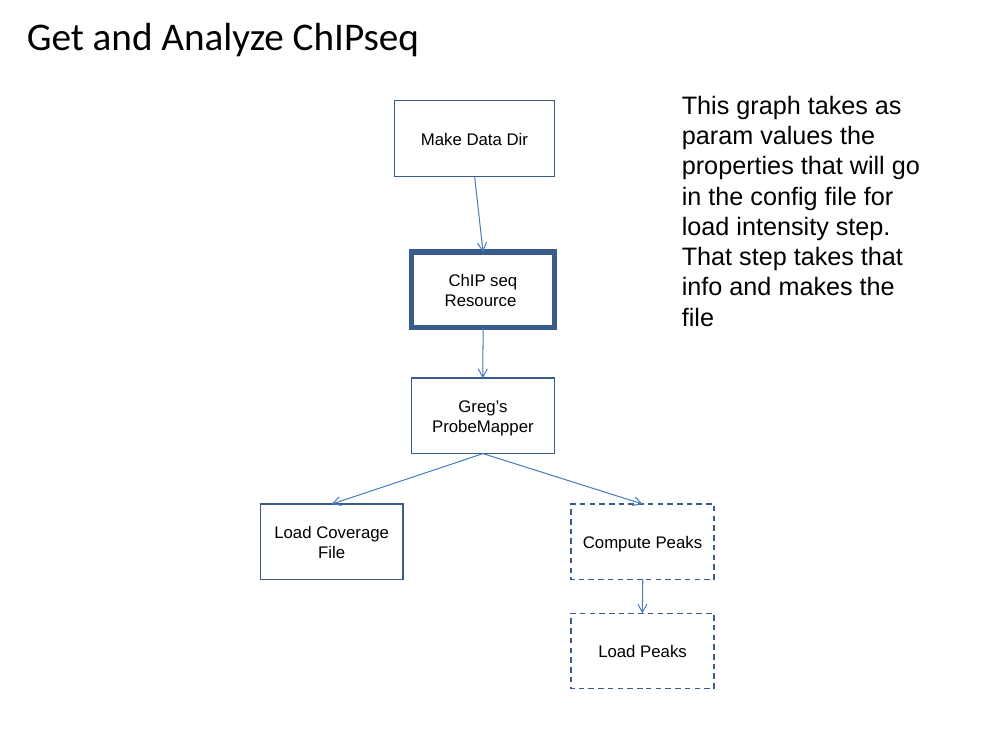
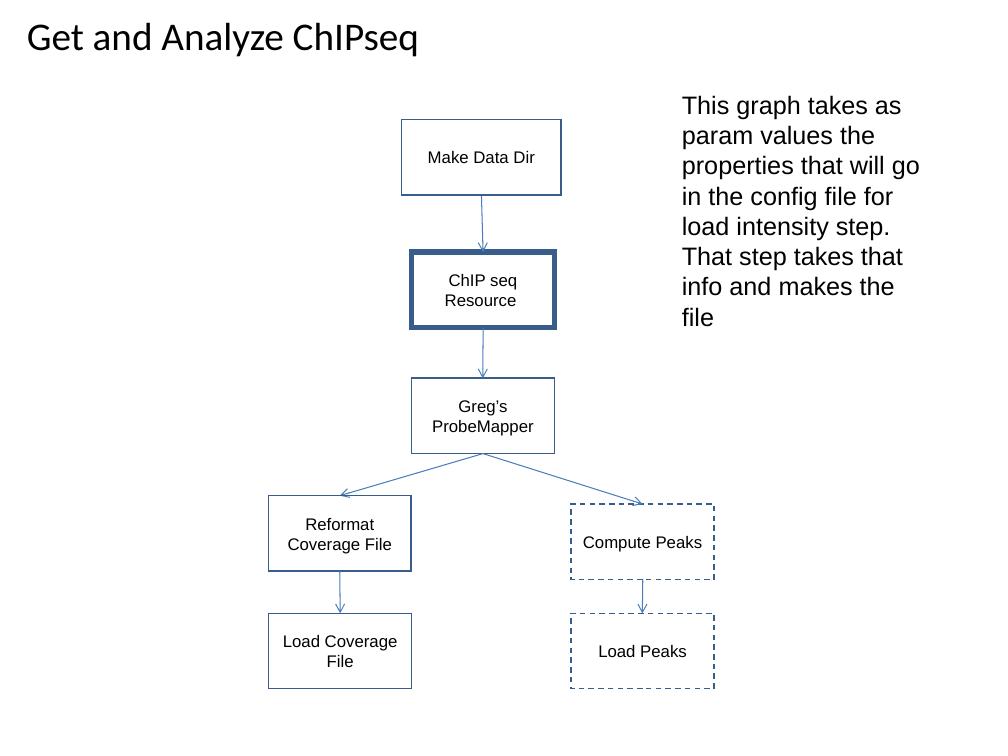
Before and after one commit to VEuPathDB/ApiCommonWorkflow, a slide deck: slide 49 of Main/doc/IntegratedWorkflow.ppt (slide 46 before the commit). Drawn at 1008x756 pixels with LibreOffice and Linux fonts; fonts in the diff are those of the drawing. Boxes give left, top, right and bottom in pixels: in the first picture for what was removed or moved away, otherwise in the second. Text is boxed around its words. In the diff, an @@ line names an element or a change of style, - is before the commit and + after.

```diff
--- a/Main/doc/IntegratedWorkflow.ppt
+++ b/Main/doc/IntegratedWorkflow.ppt
@@ rectangle "Make Data Dir": place and size @@
-rectangle "Make Data Dir" at [395,101,554,176]
+rectangle "Make Data Dir" at [401,119,560,195]
@@ arrow moved from (475, 176) - (483, 252) to (482, 195) - (483, 252) @@
@@ arrow moved from (483, 454) - (332, 504) to (483, 454) - (340, 496) @@
@@ rectangle added at [268,496,411,572], outline #385D8A 0.99 pt, 12 pt, text #000000 @@
+Reformat Coverage File
@@ arrow added from (340, 572) to (340, 613), #4A7EBB 0.74 pt @@
@@ rectangle "Load Coverage File": place and size @@
-rectangle "Load Coverage File" at [260,504,403,580]
+rectangle "Load Coverage File" at [269,613,412,688]
```
Also in this commit, not shown: 6 other slides changed, 3 slides added.
